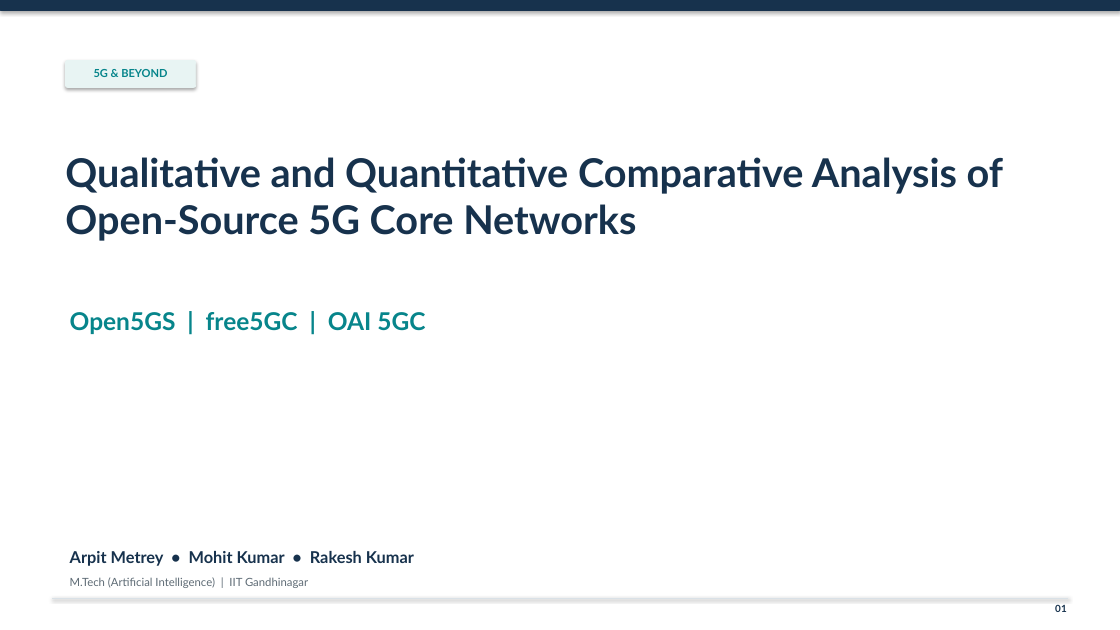
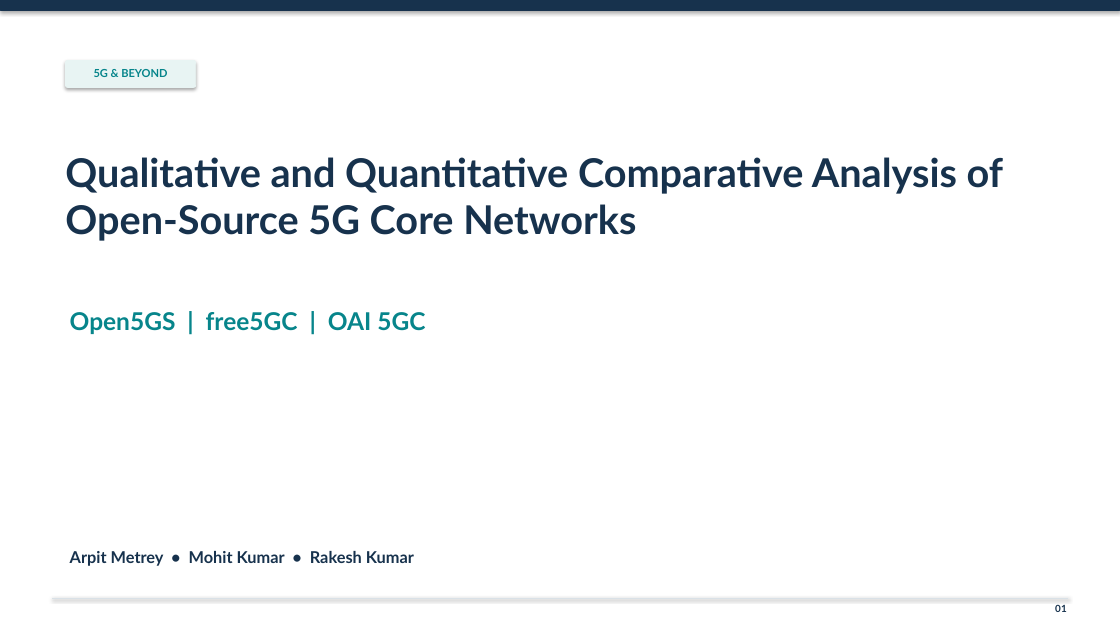
Before and after one commit to arpitmetrey/Qualitative-Analysis-of-5G-Core, a slide deck: slide 1 of 5G_group_2.pptx. Drawn at 1120x630 pixels with LibreOffice and Linux fonts; fonts in the diff are those of the drawing. Boxes give left, top, right and bottom in pixels: in the first picture for what was removed or moved away, otherwise in the second. Text is boxed around its words. In the diff, an @@ line names an element or a change of style, - is before the commit and + after.

```diff
--- a/5G_group_2.pptx
+++ b/5G_group_2.pptx
@@ text removed at [70,577,308,588] @@
-M.Tech (Artificial Intelligence) | IIT Gandhinagar
```
Also in this commit, not shown: 7 other slides changed, 1 slide added, 1 slide removed.
